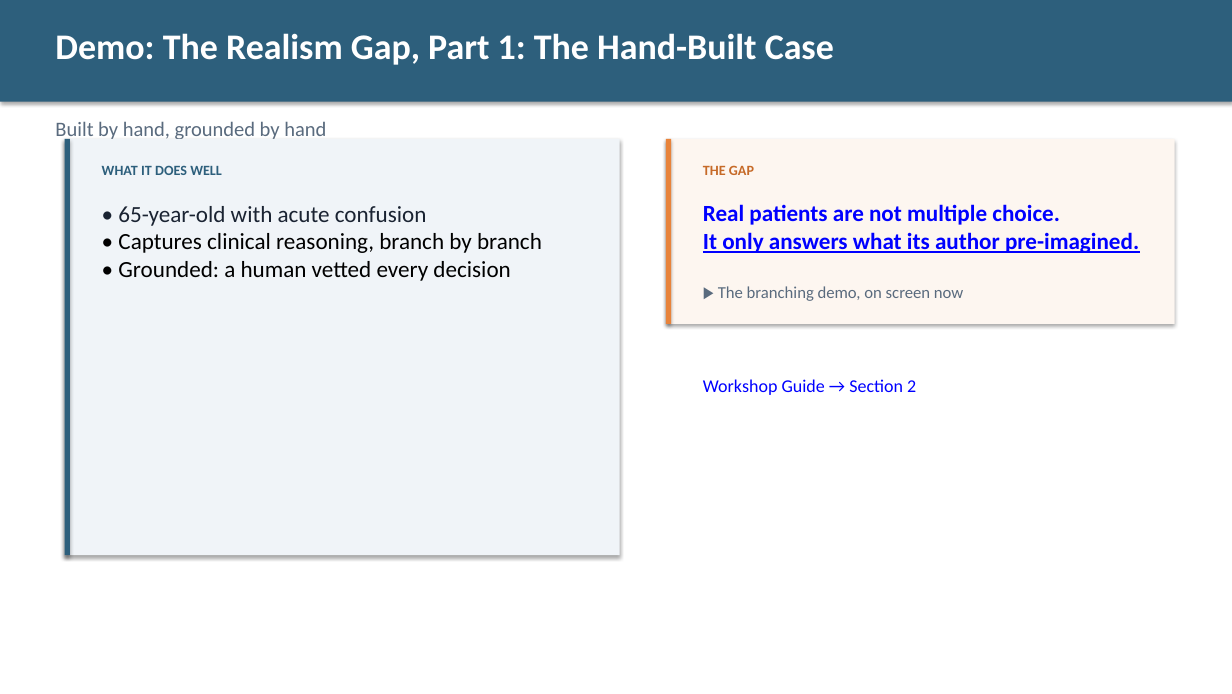
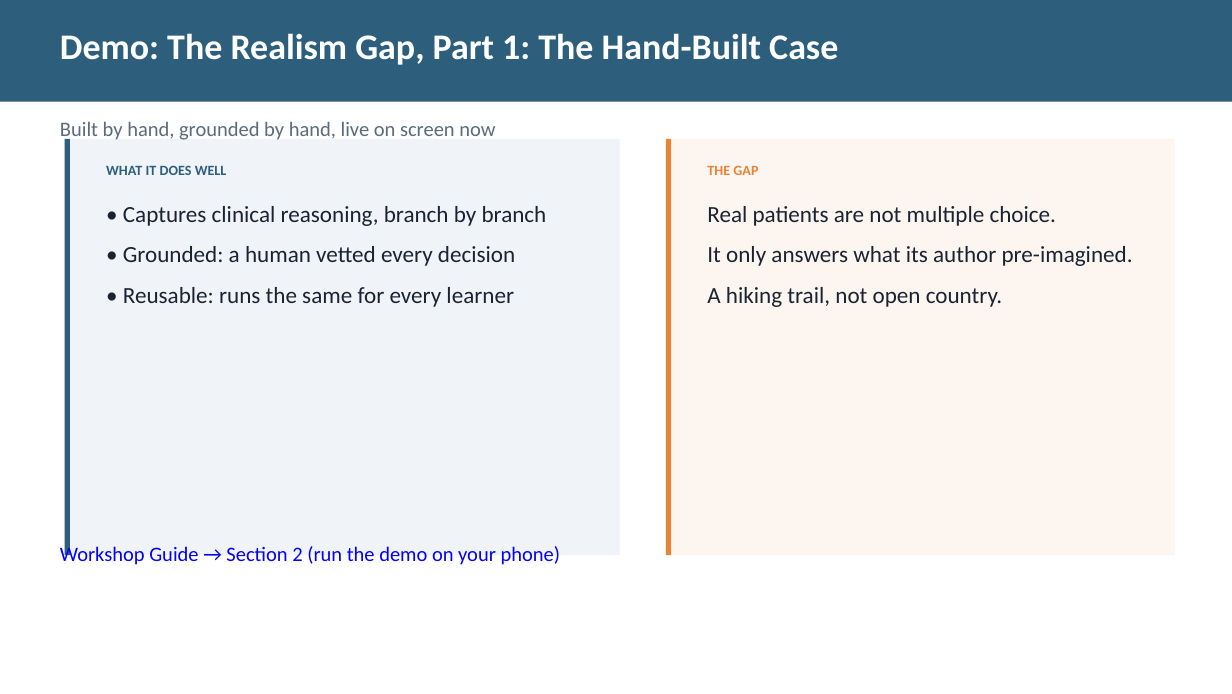
Before and after one commit to diana-brewer/digital-learning-unlocked, a slide deck: slide 5 of Digital Learning Unlocked - Slide Deck.pptx. Drawn at 1232x694 pixels with LibreOffice and Linux fonts; fonts in the diff are those of the drawing. Boxes give left, top, right and bottom in pixels: in the first picture for what was removed or moved away, otherwise in the second. Text is boxed around its words. In the diff, an @@ line names an element or a change of style, - is before the commit and + after.

```diff
--- a/Digital Learning Unlocked - Slide Deck.pptx
+++ b/Digital Learning Unlocked - Slide Deck.pptx
@@ text "Demo: The Realism Gap, Part ...": place and size @@
-text "Demo: The Realism Gap, Part ..." at [55, 33, 834, 65]
+text "Demo: The Realism Gap, Part ..." at [60, 33, 838, 65]
@@ text at [60, 121, 495, 142]: text changed; text colour #5A6B7E to #5B6B7C @@
-Built by hand, grounded by hand
+Built by hand, grounded by hand, live on screen now
@@ shadow off in 5 elements at [0, 0, 1232, 102], [65, 139, 620, 555], [65, 139, 70, 555], [666, 139, 1175, 555], [666, 139, 671, 555] @@
@@ rectangle: place and size @@
-rectangle at [666, 139, 1175, 324]
+rectangle at [666, 139, 1175, 555]
@@ rectangle: place and size @@
-rectangle at [666, 139, 671, 324]
+rectangle at [666, 139, 671, 555]
@@ text "WHAT IT DOES WELL": place and size @@
-text "WHAT IT DOES WELL" at [102, 165, 222, 175]
+text "WHAT IT DOES WELL" at [106, 165, 227, 175]
@@ text "THE GAP" at [707, 165, 758, 175]: text colour #C66A28 to #E8833A @@
@@ text at [118, 206, 427, 226]: paragraph removed @@
-• 65-year-old with acute confusion
@@ text at [123, 206, 547, 266]: text colour #000000 to #1A2332 in "• Captures clinical reasoning, branch by branch", "• Grounded: a human vetted every decision"; more space between paragraphs @@
@@ text at [707, 206, 1133, 266]: text colour #0000FF to #1A2332, bold off in "Real patients are not multiple choice.", "It only answers what its author pre-imagined."; underline off in "It only answers what its author pre-imagined."; more space between paragraphs @@
@@ text at [123, 287, 514, 307]: paragraph added @@
+• Reusable: runs the same for every learner
@@ text at [707, 287, 1003, 307]: paragraph added @@
+A hiking trail, not open country.
@@ text removed at [718, 286, 963, 301] @@
-▶ The branching demo, on screen now
@@ text removed at [703, 379, 916, 395] @@
-Workshop Guide → Section 2
@@ text added at [60, 544, 560, 565], 16 pt, text #0000FF @@
+Workshop Guide → Section 2 (run the demo on your phone)
```
Also in this commit, not shown: 10 other slides changed, 1 slide removed, 2 other files.
